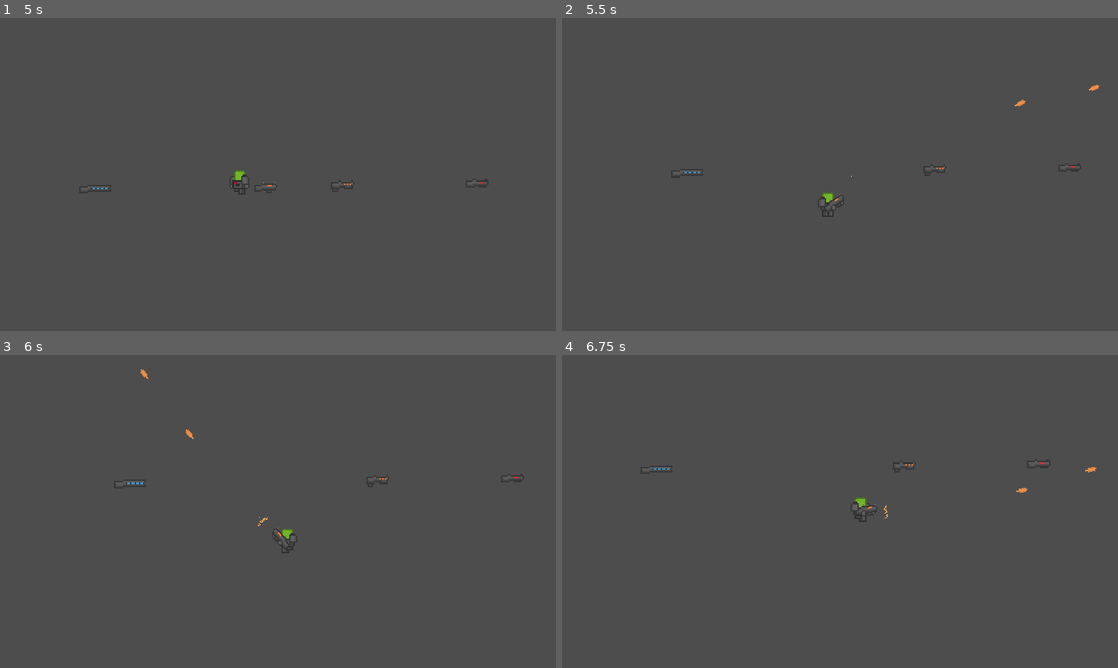
Above: before the commit, frames 1-4 (two rows, left to right).
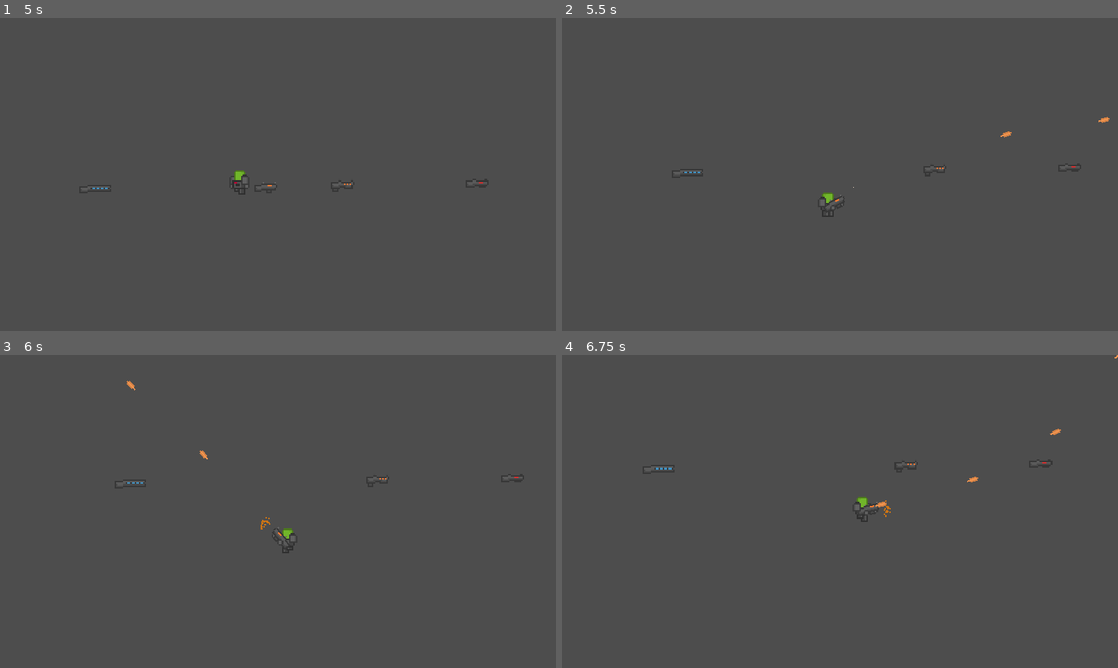
Above: after the commit, the same moments.

Repository: FlexTechDev/TheTitanProject
Game: Godot game, scene res://scenes/testing/playground.tscn
Two runs of this game, one before a commit and one after it. Both use one fixed random seed, a clock stepped at 60 frames per second and the inputs below.
Inputs (mouse positions are in pixels of both pictures, inside the frame that each line leads up to):
- Up to frame 1 (5 s): tap Enter at 0.5 s; move the mouse to (400, 158) at 0.52 s; press the mouse at (400, 158) at 0.53 s; hold D (right) 0.53-1.28 s; tap Space (jump) at 0.77, 1.52, 3.02, 3.77, 4.52 s; move the mouse to (166, 190) at 1.27 s; release the mouse at (166, 190) at 1.28 s; hold S (down) 1.28-2.03 s; tap Q (drop) at 1.35, 4.35 s; click (166, 190) at 1.55 s; move the mouse to (333, 105) at 2.02 s; hold D (right) 2.03-2.78 s; hold E (interact) 2.03-2.78 s; click (333, 105) at 2.3 s; move the mouse to (250, 237) at 2.77 s; hold W (up) 2.78-3.53 s; click (250, 237) at 2.85 s; move the mouse to (444, 221) at 3.52 s; press the mouse at (444, 221) at 3.53 s; hold A (left) from 3.53 s (still down); tap R (reload) at 4.15 s; move the mouse to (111, 127) at 4.27 s; release the mouse at (111, 127) at 4.28 s; click (111, 127) at 4.55 s
- Up to frame 2 (5.5 s): move the mouse to (867, 174) at 5.02 s; release A (left) at 5.03 s; hold S (down) from 5.03 s (still down); hold E (interact) from 5.03 s (still down); click (867, 174) at 5.3 s
- Up to frame 3 (6 s): move the mouse to (194, 433) at 5.77 s; release S (down) at 5.78 s; release E (interact) at 5.78 s; hold D (right) from 5.78 s (still down); click (194, 433) at 5.85 s
- Up to frame 4 (6.75 s): tap Space (jump) at 6.02 s; move the mouse to (962, 495) at 6.52 s; release D (right) at 6.53 s; press the mouse at (962, 495) at 6.53 s; hold W (up) from 6.53 s (still down)

Frame 1 is identical in both runs. In frame 2, 0.1% of the frame differs, in the area x 19-99%, y 21-64%; in frame 3, 0.1%; in frame 4, 0.3%, in the area x 14-100%, y 0-54%.
Error in both runs: Invalid call. Nonexistent function 'reload' in base 'Nil'. (res://scripts/titan_input_controller.gd:23)

Commit message:
aim_lerp and weapon fix

Diff:
--- a/assets/vfx/particles/muzzle_flashes/blue_muzzle_flash.tscn
+++ b/assets/vfx/particles/muzzle_flashes/blue_muzzle_flash.tscn
@@ -26,6 +26,8 @@
 curve = SubResource("Curve_8ggpm")
 
 [sub_resource type="ParticleProcessMaterial" id="ParticleProcessMaterial_5jmkv"]
+emission_shape = 1
+emission_sphere_radius = 3.0
 particle_flag_disable_z = true
 spread = 35.0
 gravity = Vector3(0, 0, 0)
--- a/assets/vfx/particles/muzzle_flashes/orange_muzzle_flash.tscn
+++ b/assets/vfx/particles/muzzle_flashes/orange_muzzle_flash.tscn
@@ -26,6 +26,8 @@
 curve = SubResource("Curve_8ggpm")
 
 [sub_resource type="ParticleProcessMaterial" id="ParticleProcessMaterial_5jmkv"]
+emission_shape = 1
+emission_sphere_radius = 3.0
 particle_flag_disable_z = true
 spread = 35.0
 gravity = Vector3(0, 0, 0)
--- a/assets/vfx/particles/muzzle_flashes/red_muzzle_flash.tscn
+++ b/assets/vfx/particles/muzzle_flashes/red_muzzle_flash.tscn
@@ -26,6 +26,8 @@
 curve = SubResource("Curve_8ggpm")
 
 [sub_resource type="ParticleProcessMaterial" id="ParticleProcessMaterial_5jmkv"]
+emission_shape = 1
+emission_sphere_radius = 3.0
 particle_flag_disable_z = true
 spread = 35.0
 gravity = Vector3(0, 0, 0)
--- a/scenes/weapons/rifles/AA12AssaultRifle.tscn
+++ b/scenes/weapons/rifles/AA12AssaultRifle.tscn
@@ -1,13 +1,13 @@
 [gd_scene load_steps=8 format=3 uid="uid://dv77u831emsml"]
 
 [ext_resource type="Script" path="res://scripts/weapon_controller.gd" id="1_vnqo3"]
-[ext_resource type="Script" path="res://scripts/resources/BB32_weapon_function.gd" id="2_lggi2"]
 [ext_resource type="Texture2D" uid="uid://badayp38pnug0" path="res://assets/weapons/AA_12/AA_12AssaultRifle.png" id="2_onpxc"]
 [ext_resource type="PackedScene" uid="uid://dmqa4phqnks8v" path="res://scenes/weapons/bullets/standard_bullet.tscn" id="2_yowvi"]
 [ext_resource type="PackedScene" uid="uid://cgpr7wbqcy8uy" path="res://assets/vfx/particles/muzzle_flashes/orange_muzzle_flash.tscn" id="3_y5jrn"]
+[ext_resource type="Script" path="res://scripts/resources/AA12_weapon_function.gd" id="4_mof32"]
 
-[sub_resource type="Resource" id="Resource_h0eab"]
-script = ExtResource("2_lggi2")
+[sub_resource type="Resource" id="Resource_7tgib"]
+script = ExtResource("4_mof32")
 bullet = ExtResource("2_yowvi")
 muzzle_flash = ExtResource("3_y5jrn")
 
--- a/scenes/weapons/rifles/R5Railgun.tscn
+++ b/scenes/weapons/rifles/R5Railgun.tscn
@@ -12,7 +12,7 @@
 [sub_resource type="RectangleShape2D" id="RectangleShape2D_xbb1h"]
 size = Vector2(22, 6)
 
-[node name="AA12AssaultRifle" type="Area2D" node_paths=PackedStringArray("chamber_location", "barrel_location", "right_hand_position", "left_hand_position")]
+[node name="R5Railgun" type="Area2D" node_paths=PackedStringArray("chamber_location", "barrel_location", "right_hand_position", "left_hand_position")]
 script = ExtResource("1_wwfm6")
 weapon_function = SubResource("Resource_ybumr")
 chamber_location = NodePath("Chamber")
--- a/scripts/resources/BP2_weapon_function.gd
+++ b/scripts/resources/BP2_weapon_function.gd
@@ -56,12 +56,15 @@
 
 	self.weapon_controller = weapon_controller;
 
+	add_ammo(weapon_controller);
+
+func add_ammo(weapon_controller: WeaponController) -> void:
 	await weapon_controller.get_tree().create_timer(reload_time_per_shell).timeout;
 
 	current_ammo += 1;
 
 	if(reloading):
-		_reload(weapon_controller);
+		add_ammo(weapon_controller);
 	else:
 		weapon_controller._on_reload_end();
 
--- a/scripts/resources/R5_weapon_function.gd
+++ b/scripts/resources/R5_weapon_function.gd
@@ -21,7 +21,7 @@
 
 	await weapon_controller.get_tree().create_timer(charge_time).timeout;
 
-	fire();
+	fire(weapon_controller);
 
 func _stop_shoot(weapon_controller: WeaponController) -> void:
 	super._stop_shoot(weapon_controller);
@@ -44,9 +44,12 @@
 func _manual_process(delta: float) -> void:
 	super._manual_process(delta);
 
-func fire() -> void:
+func fire(weapon_controller: WeaponController) -> void:
 	if(!charging):
 		return;
+
+	var direction = Vector2(cos(weapon_controller.global_rotation), sin(weapon_controller.global_rotation));
+	weapon_controller.parent_titan_camera.shake(40, -direction);
 
 	var muzzle_flash_instance: GPUParticles2D = muzzle_flash.instantiate();
 	weapon_controller.get_tree().current_scene.add_child(muzzle_flash_instance);
--- a/scripts/titan_inventory_manager.gd
+++ b/scripts/titan_inventory_manager.gd
@@ -26,6 +26,6 @@
 		pickupable_weapon = null;
 
 func _process(delta: float) -> void:
-	var direction_to_mouse: float = get_parent().get_angle_to(get_global_mouse_position());
-
-	rotation = direction_to_mouse;
+	if(active_weapon != null):
+		var direction_to_mouse: float = get_parent().get_angle_to(get_global_mouse_position());
+		rotation = lerp(rotation, direction_to_mouse, delta * active_weapon.aim_time);
--- a/scripts/weapon_controller.gd
+++ b/scripts/weapon_controller.gd
@@ -6,6 +6,7 @@
 
 var can_shoot: bool = true;
 
+@export var aim_time: float = 8;
 @export var weapon_function: WeaponFunction;
 @export var chamber_location: Node2D;
 @export var barrel_location: Node2D;
Not shown: 1 places in scenes/weapons/rifles/AA12AssaultRifle.tscn that only renumber resources
